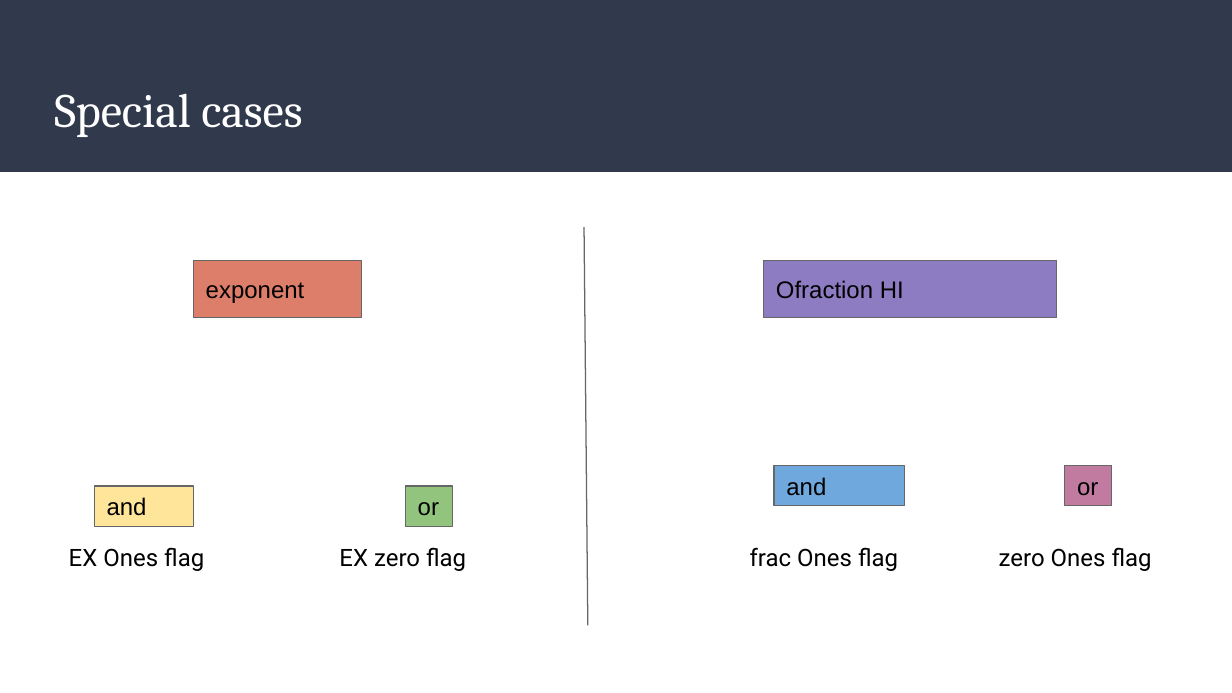
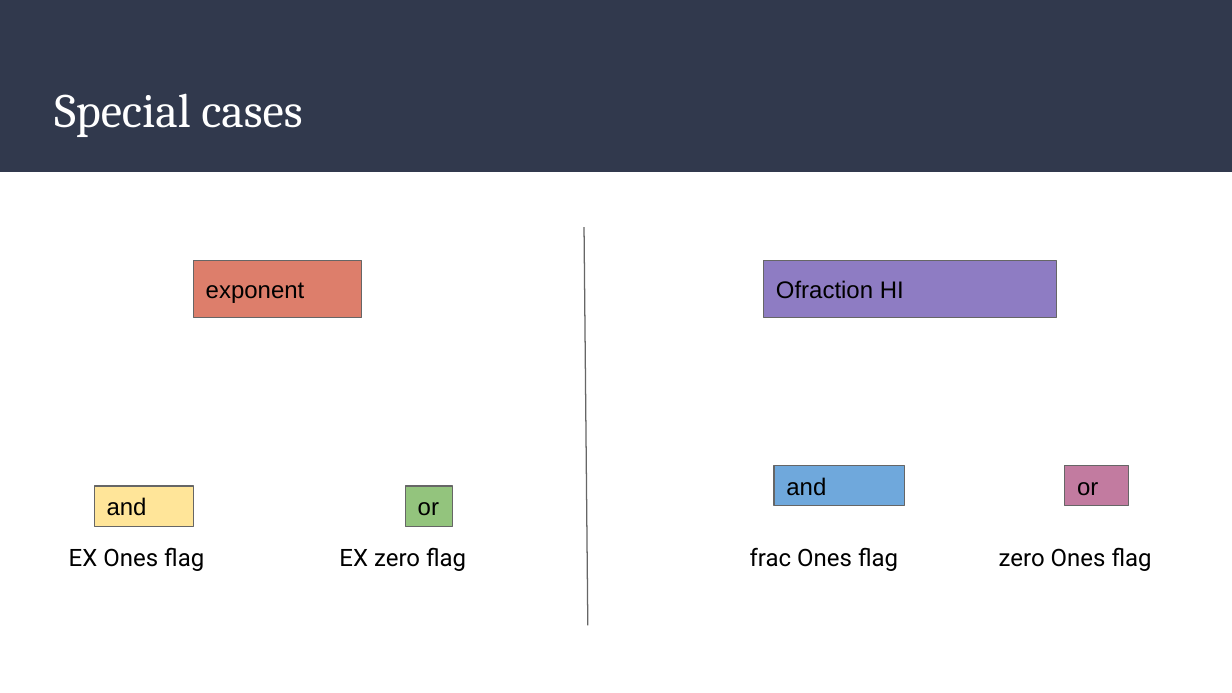
Before and after one commit to abdo1819/fpu, a slide deck: slide 12 of FPU.pptx. Drawn at 1232x693 pixels with LibreOffice and Linux fonts; fonts in the diff are those of the drawing. Boxes give left, top, right and bottom in pixels: in the first picture for what was removed or moved away, otherwise in the second. Text is boxed around its words. In the diff, an @@ line names an element or a change of style, - is before the commit and + after.

```diff
--- a/FPU.pptx
+++ b/FPU.pptx
@@ rectangle "or": place and size @@
-rectangle "or" at (1064,466,1111,506)
+rectangle "or" at (1064,466,1129,506)
```
Also in this commit, not shown: 3 other slides changed, 3 slides added.
